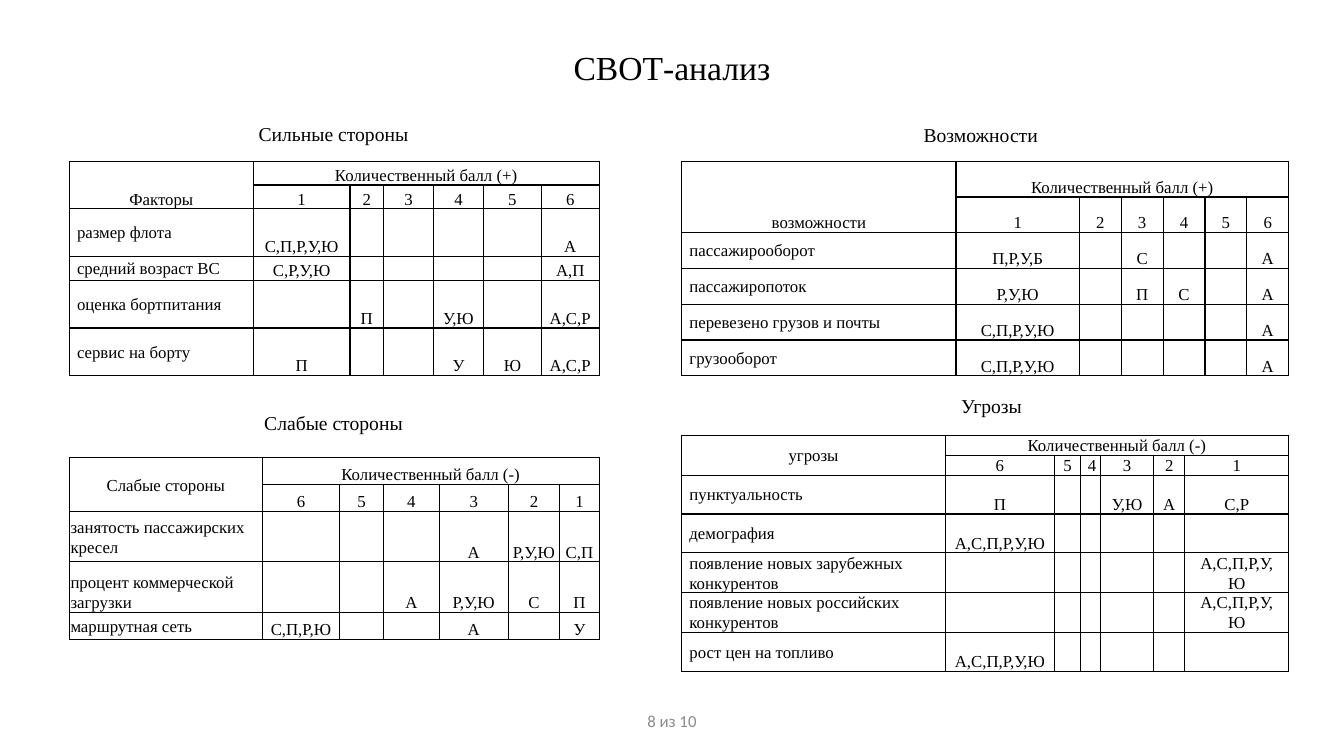
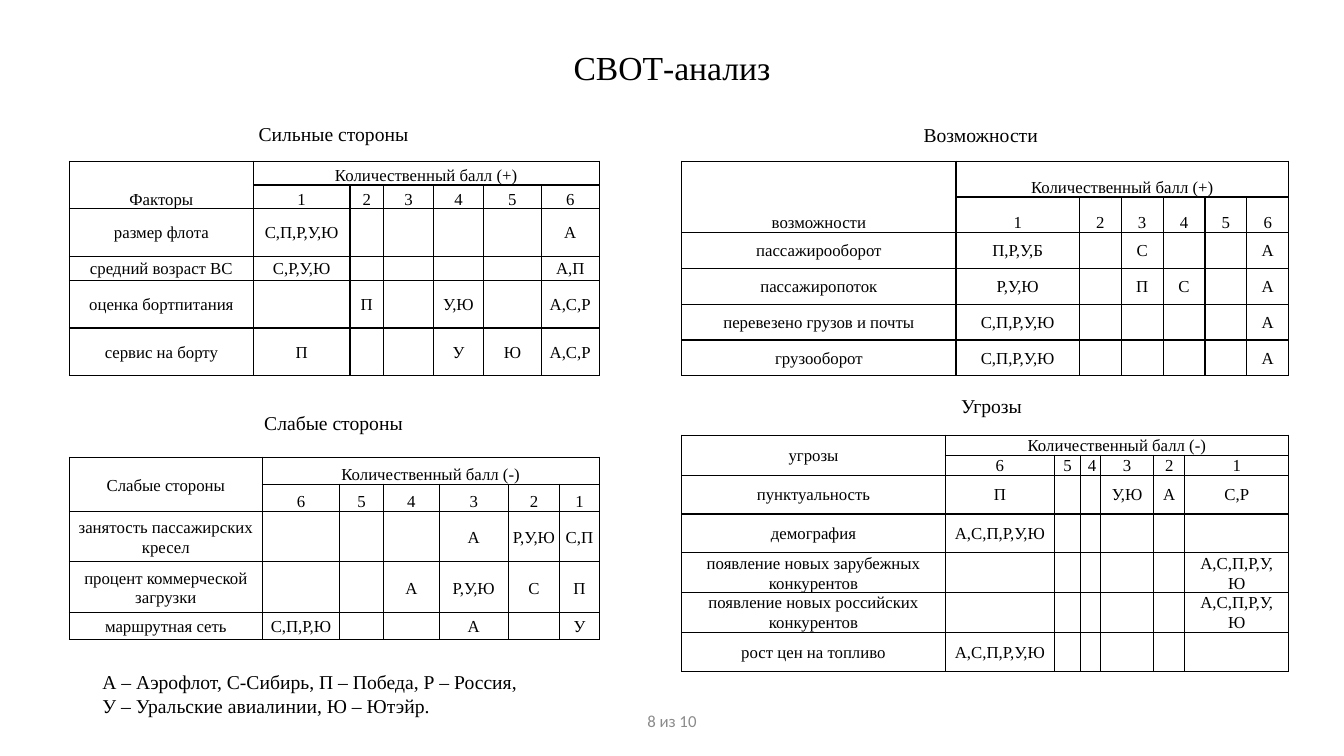
Before and after one commit to NIKOLAY-1971/Diplom_BD, a slide deck: slide 9 of ПрезентацияРубцов.pptx (slide 8 before the commit). Drawn at 1344x756 pixels with LibreOffice and Linux fonts; fonts in the diff are those of the drawing; background and template pictures are left out. Boxes give left, top, right and bottom in pixels: in the first picture for what was removed or moved away, otherwise in the second. Text is boxed around its words. In the diff, an @@ line names an element or a change of style, - is before the commit and + after.

```diff
--- a/ПрезентацияРубцов.pptx
+++ b/ПрезентацияРубцов.pptx
@@ table at [70,161,599,376] @@
@@ alignment left to centre @@
@@ table at [682,161,1291,480] @@
@@ alignment left to centre @@
@@ table at [682,436,1289,682] @@
@@ alignment left to centre @@
@@ table at [70,458,598,640] @@
@@ alignment left to centre @@
@@ text added at [102,675,517,718], 14 pt, text #000000 @@
+А – Аэрофлот, С-Сибирь, П – Победа, Р – Россия,
+У – Уральские авиалинии, Ю – Ютэйр.
```
Also in this commit, not shown: 8 other slides changed, 1 slide added.
